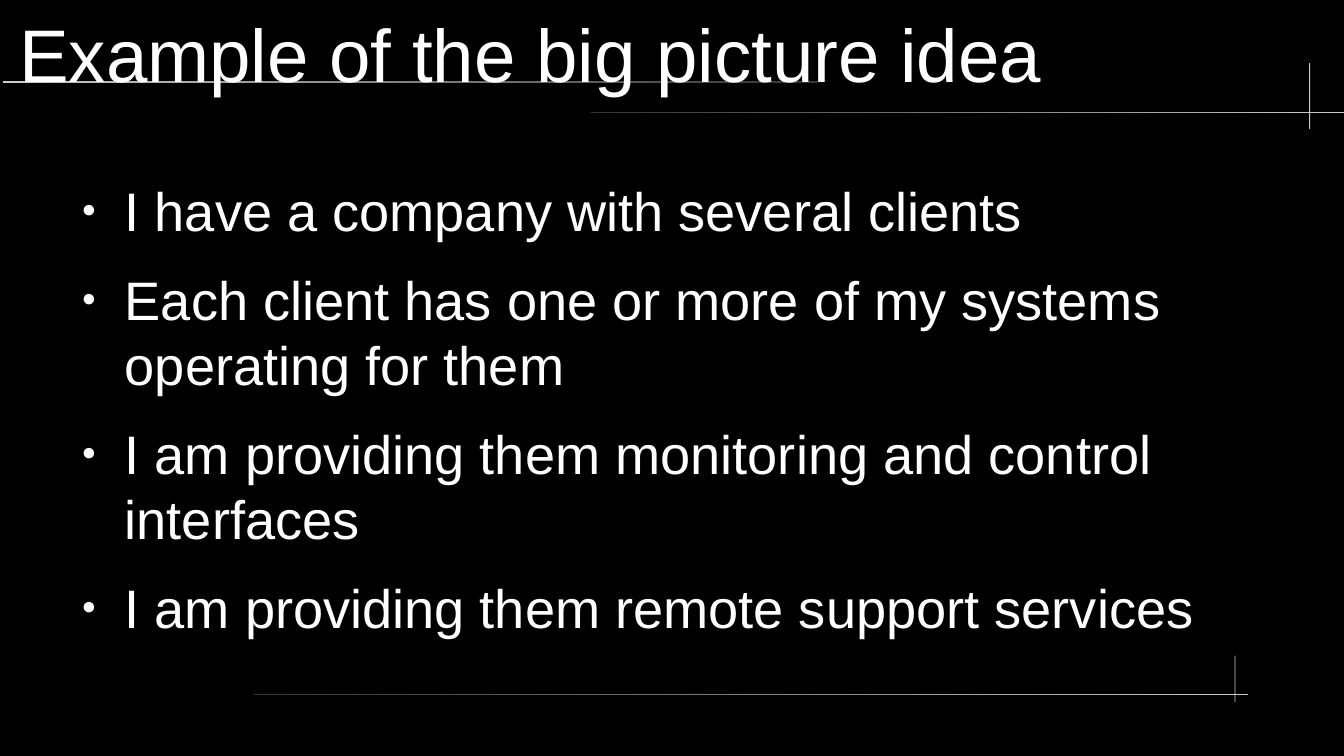
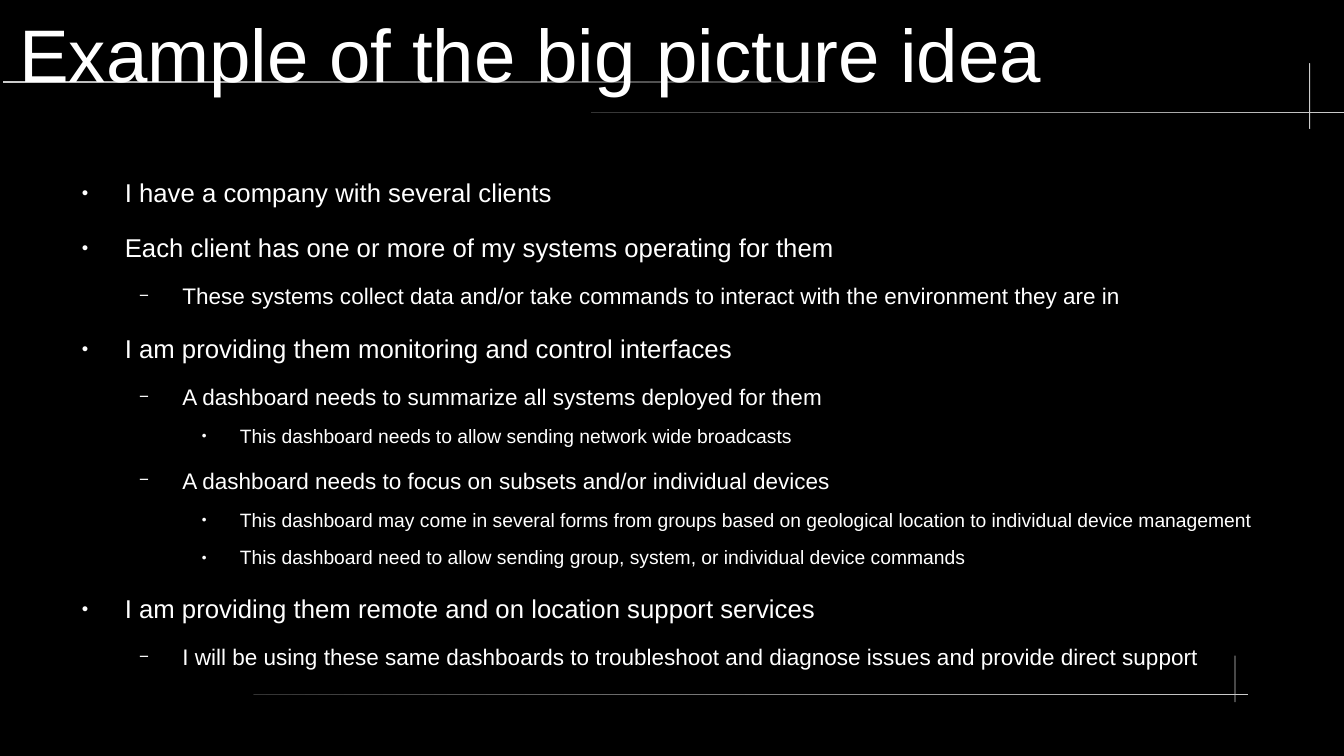
Before and after one commit to kz5ee/mqtt-host-client, a slide deck: slide 3 of ogc-network-mqtt.odp. Drawn at 1344x756 pixels with LibreOffice and Linux fonts; fonts in the diff are those of the drawing. Boxes give left, top, right and bottom in pixels: in the first picture for what was removed or moved away, otherwise in the second. Text is boxed around its words. In the diff, an @@ line names an element or a change of style, - is before the commit and + after.

Commit message:
update presentation with examples expansion

```diff
--- a/ogc-network-mqtt.odp
+++ b/ogc-network-mqtt.odp
@@ text at (125, 183, 833, 364): size 32 to 15.2 pt in "I have a company with several clients", "Each client has one or more of ...", "I am providing them monitoring and control ..." @@
@@ text at (182, 287, 1120, 309): paragraph added @@
+  − These systems collect data and/or take commands to interact with the environment they are in
@@ text at (125, 388, 1251, 670): text changed; size 32 to 11.4 pt @@
-● I am providing them remote support services
+  − A dashboard needs to summarize all systems deployed for them
+    ● This dashboard needs to allow sending network wide broadcasts
+  − A dashboard needs to focus on subsets and/or individual devices
+    ● This dashboard may come in several forms from groups based on geological location to individual device management
+    ● This dashboard need to allow sending group, system, or individual device commands
+● I am providing them remote and on location support services
+  − I will be using these same dashboards to troubleshoot and diagnose issues and provide direct support
```
Also in this commit, not shown: 6 other slides changed, 3 slides added, 1 slide removed.
